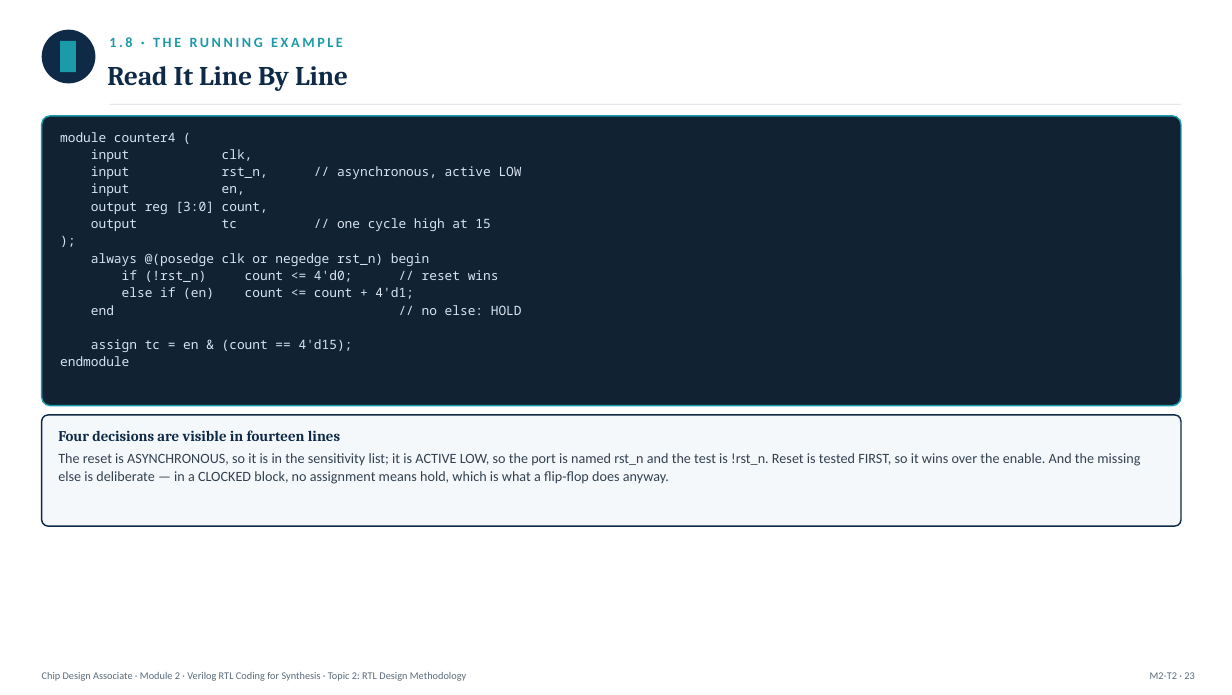
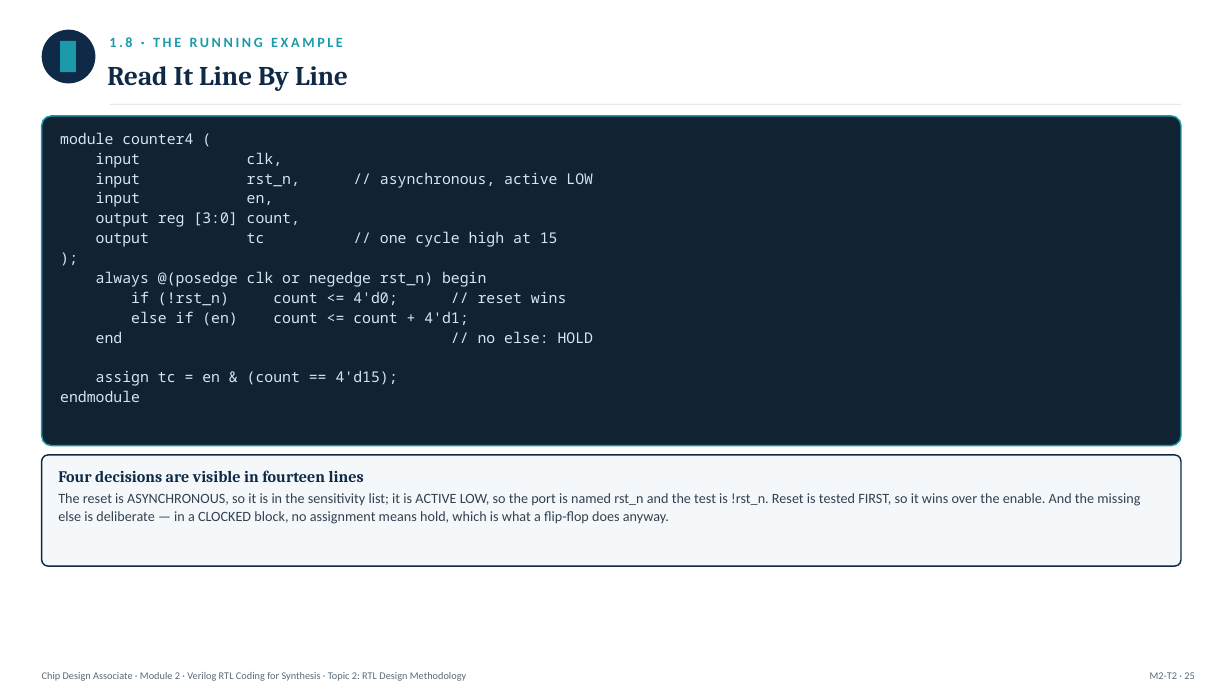
Before and after one commit to ripunjayiisc/ChipDesignContent, a slide deck: slide 25 of ChipDesignAssociate/Module2/Module2_Topic2_RTLDesignMethodology.pptx (slide 23 before the commit). Drawn at 1232x695 pixels with LibreOffice and Linux fonts; fonts in the diff are those of the drawing. Boxes give left, top, right and bottom in pixels: in the first picture for what was removed or moved away, otherwise in the second. Text is boxed around its words. In the diff, an @@ line names an element or a change of style, - is before the commit and + after.

```diff
--- a/ChipDesignAssociate/Module2/Module2_Topic2_RTLDesignMethodology.pptx
+++ b/ChipDesignAssociate/Module2/Module2_Topic2_RTLDesignMethodology.pptx
@@ rounded rectangle: place and size @@
-rounded rectangle at (42, 116, 1181, 406)
+rounded rectangle at (42, 116, 1181, 446)
@@ text "module counter4 (" at (60, 132, 594, 402): size 10 to 11.5 pt @@
@@ 2 texts, 1 rounded rectangle: place and size @@
-2 texts, 1 rounded rectangle at (42, 415, 1181, 526)
+2 texts, 1 rounded rectangle at (42, 455, 1181, 566)
@@ text "Four decisions are visible in ..." at (58, 470, 364, 482): size 11.5 to 12.5 pt @@
@@ text at (1150, 672, 1194, 679): text changed @@
-M2-T2 · 23
+M2-T2 · 25
```
Also in this commit, not shown: 87 other slides changed, 7 slides added, 23 other files.
